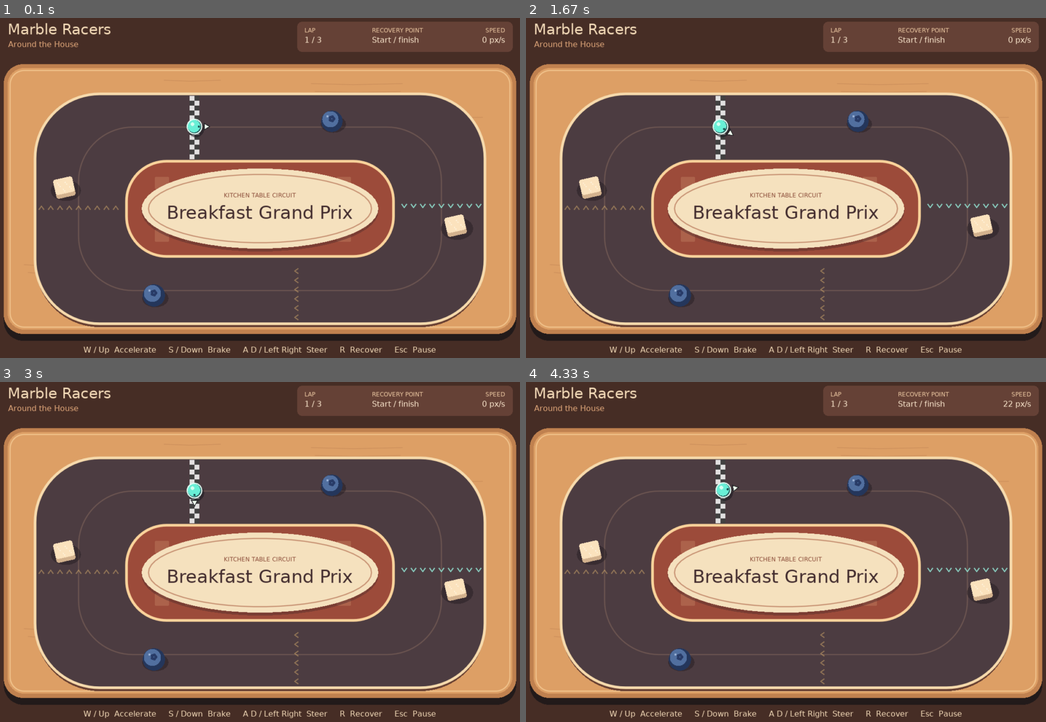
Above: before the commit, frames 1-4 (two rows, left to right).
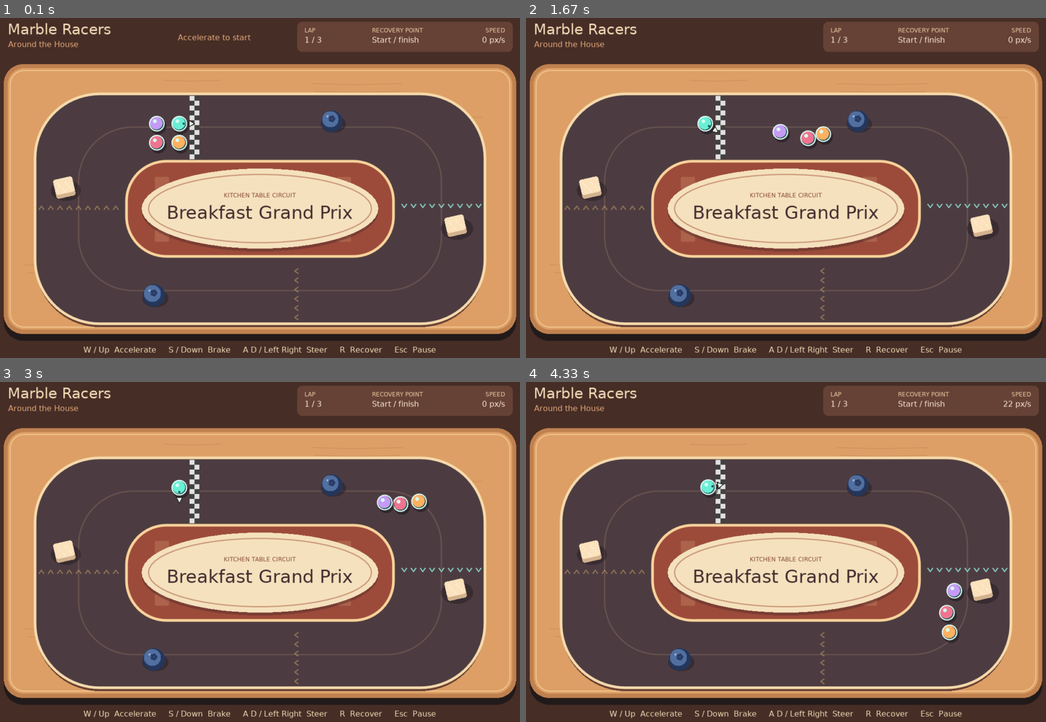
Above: after the commit, the same moments.

Repository: markmcmillan596-cpu/marple-racers
Game: LÖVE game, started from main.lua
Two runs of this game, one before a commit and one after it. Both use one fixed random seed, a clock stepped at 60 frames per second and the inputs below.
Inputs:
- Up to frame 1 (0.1 s): no input
- Up to frame 2 (1.67 s): tap W at 0.33 s; hold Right 0.67-1.13 s; hold Up 1.17-1.47 s; hold R from 1.5 s (still down); hold Right from 1.5 s (still down)
- Up to frame 3 (3 s): release R at 1.97 s; release Right at 1.97 s; hold Right 2-2.47 s; hold Left from 2.5 s (still down)
- Up to frame 4 (4.33 s): release Left at 3.03 s; tap D at 3.07 s; hold R 3.4-3.7 s; hold Down 3.4-3.7 s; tap A at 3.73 s; tap W at 4.07 s

The runs differ from the first frame. In frame 1, 0.8% of the frame differs, in the area x 28-49%, y 4-40%; in frame 2, 0.7%; in frame 3, 0.7%; in frame 4, 0.7%.

Commit message:
M04: Implement AI racing opponents

Diff:
--- /dev/null
+++ b/data/racers/breakfast.lua
@@ -0,0 +1,6 @@
+-- Pace scales the target speed. Lane offset moves the line inward (+) or outward (-).
+return {
+    { pace = 1.00, laneOffset = -9 },
+    { pace = 0.95, laneOffset = 0 },
+    { pace = 0.91, laneOffset = 9 },
+}
--- a/main.lua
+++ b/main.lua
@@ -7,7 +7,7 @@
 
 function love.load()
     love.keyboard.setKeyRepeat(false)
-    game = Game.new(track)
+    game = Game.newRace(track)
     view = Renderer.new()
 end
 
--- /dev/null
+++ b/src/ai_driver.lua
@@ -0,0 +1,69 @@
+local Driver = {}
+Driver.__index = Driver
+
+local atan2 = math.atan2 or math.atan
+local WAYPOINT_RADIUS = 22
+local WAYPOINT_TIMEOUT = 3.5
+local GATE_TIMEOUT = 9
+
+function Driver.new(waypoints, style)
+    local line = {}
+    for index, waypoint in ipairs(waypoints) do
+        local previous = waypoints[(index - 2) % #waypoints + 1]
+        local following = waypoints[index % #waypoints + 1]
+        local dx, dy = following.x - previous.x, following.y - previous.y
+        local length = math.sqrt(dx * dx + dy * dy)
+        line[index] = {
+            x = waypoint.x - style.laneOffset * dy / length,
+            y = waypoint.y + style.laneOffset * dx / length,
+            speed = waypoint.speed * style.pace,
+        }
+    end
+    return setmetatable({
+        line = line,
+        nextWaypoint = 1,
+        waypointTime = 0,
+        gateTime = 0,
+        input = {},
+    }, Driver)
+end
+
+function Driver:onGate()
+    self.gateTime = 0
+end
+
+function Driver:resetAtGate(gate)
+    self.nextWaypoint = gate.nextWaypoint
+    self.waypointTime = 0
+    self:onGate()
+end
+
+function Driver:update(marble, dt, finished)
+    self.waypointTime = self.waypointTime + dt
+    if not finished then
+        self.gateTime = self.gateTime + dt
+    end
+    local target = self.line[self.nextWaypoint]
+    local dx, dy = target.x - marble.x, target.y - marble.y
+    local distanceSquared = dx * dx + dy * dy
+    if distanceSquared <= WAYPOINT_RADIUS * WAYPOINT_RADIUS then
+        self.nextWaypoint = self.nextWaypoint % #self.line + 1
+        self.waypointTime = 0
+        target = self.line[self.nextWaypoint]
+        dx, dy = target.x - marble.x, target.y - marble.y
+    end
+    if self.waypointTime > WAYPOINT_TIMEOUT or self.gateTime > GATE_TIMEOUT then
+        return nil -- Ask the game to use the same recovery rules as the player.
+    end
+
+    local angle = (atan2(dy, dx) - marble.angle + math.pi) % (2 * math.pi) - math.pi
+    local targetSpeed = target.speed * math.max(0.18, 1 - math.abs(angle) * 0.65)
+    local speed = marble:speed()
+    local input = self.input
+    input.steer = math.max(-1, math.min(1, angle * 4))
+    input.accelerate = speed < targetSpeed
+    input.brake = speed > targetSpeed + 12
+    return input
+end
+
+return Driver
--- a/src/game.lua
+++ b/src/game.lua
@@ -1,6 +1,8 @@
 local Marble = require("src.marble")
 local Physics = require("src.physics")
 local RaceProgress = require("src.race_progress")
+local Driver = require("src.ai_driver")
+local defaults = require("data.physics.arcade")
 
 local Game = {}
 Game.__index = Game
@@ -8,18 +10,45 @@
 local STEP = 1 / 120
 local MAX_FRAME_TIME = 0.1
 
-function Game.new(track, tuning)
-    local player = Marble.new(track.gates[1].respawn, tuning)
-    return setmetatable({
+local function addRacer(game, spawn, driver)
+    local marble = Marble.new(spawn, game.tuning)
+    local racer = {
+        id = #game.racers + 1,
+        marble = marble,
+        spawn = spawn,
+        driver = driver,
+        progress = RaceProgress.new(game.track.gates, game.track.totalLaps),
+        recoveries = 0,
+    }
+    game.marbles[racer.id] = marble
+    game.racers[racer.id] = racer
+    return racer
+end
+
+function Game.new(track, tuning, playerSpawn)
+    local game = setmetatable({
         track = track,
-        player = player,
-        marbles = { player },
+        tuning = tuning or defaults,
+        marbles = {},
+        racers = {},
         inputs = {},
-        tuning = player.tuning,
-        progress = RaceProgress.new(track.gates, track.totalLaps),
+        finishOrder = {},
+        elapsed = 0,
         accumulator = 0,
         paused = false,
     }, Game)
+    local player = addRacer(game, playerSpawn or track.gates[1].respawn)
+    game.player, game.progress = player.marble, player.progress
+    return game
+end
+
+function Game.newRace(track, tuning)
+    local game = Game.new(track, tuning, track.grid[1])
+    for index, style in ipairs(track.opponents) do
+        addRacer(game, track.grid[index + 1], Driver.new(track.waypoints, style))
+    end
+    game.waiting = true
+    return game
 end
 
 function Game:pause()
@@ -35,24 +64,76 @@
     end
 end
 
+local function recoverRacer(racer, startGate)
+    local progress = racer.progress
+    local gate = progress.lastGate
+    local spawn = gate.respawn
+    if gate == startGate and progress.completedLaps == 0 then
+        spawn = racer.spawn
+    end
+    racer.marble:reset(spawn)
+    if racer.driver then
+        racer.driver:resetAtGate(gate)
+    end
+    racer.recoveries = racer.recoveries + 1
+end
+
 function Game:recover()
-    self.player:reset(self.progress.lastGate.respawn)
+    recoverRacer(self.racers[1], self.track.gates[1])
     self.accumulator = 0
 end
 
+local function finishesBefore(a, b)
+    if a.finishTime == b.finishTime then
+        return a.id < b.id
+    end
+    return a.finishTime < b.finishTime
+end
+
+function Game:step()
+    for _, racer in ipairs(self.racers) do
+        local marble = racer.marble
+        if racer.driver then
+            local input = racer.driver:update(marble, STEP, racer.progress.finished)
+            if not input then
+                recoverRacer(racer, self.track.gates[1])
+            end
+            self.inputs[racer.id] = input
+        end
+        -- Capture the beginning of physical movement after any recovery.
+        racer.oldX, racer.oldY = marble.x, marble.y
+    end
+    Physics.step(self.track, self.marbles, self.inputs, STEP, self.tuning)
+
+    for _, racer in ipairs(self.racers) do
+        local marble, progress = racer.marble, racer.progress
+        local gate, fraction = progress:advance(racer.oldX, racer.oldY, marble.x, marble.y)
+        if gate then
+            if racer.driver then
+                racer.driver:onGate()
+            end
+            if progress.finished then
+                racer.finishTime = self.elapsed + fraction * STEP
+                self.finishOrder[#self.finishOrder + 1] = racer
+                table.sort(self.finishOrder, finishesBefore)
+            end
+        end
+    end
+    self.elapsed = self.elapsed + STEP
+end
+
 function Game:update(dt, input)
-    if self.paused then
+    if self.paused or (self.waiting and not (input and input.accelerate and not input.brake)) then
         return
     end
 
     -- Fixed simulation steps keep steering and collisions independent of redraw rate.
+    self.waiting = false
     self.inputs[1] = input
     self.accumulator = self.accumulator + math.min(dt, MAX_FRAME_TIME)
     while self.accumulator + 1e-10 >= STEP do
         self.accumulator = math.max(0, self.accumulator - STEP)
-        local oldX, oldY = self.player.x, self.player.y
-        Physics.step(self.track, self.marbles, self.inputs, STEP, self.tuning)
-        self.progress:advance(oldX, oldY, self.player.x, self.player.y)
+        self:step()
     end
 end
 
--- a/src/race_progress.lua
+++ b/src/race_progress.lua
@@ -12,12 +12,12 @@
     }, RaceProgress)
 end
 
-local function crossesForward(gate, oldX, oldY, x, y)
+local function crossingFraction(gate, oldX, oldY, x, y)
     local dx, dy = gate.bx - gate.ax, gate.by - gate.ay
     local before = dx * (oldY - gate.ay) - dy * (oldX - gate.ax)
     local after = dx * (y - gate.ay) - dy * (x - gate.ax)
     if before > 0 or after <= 0 then
-        return false
+        return nil
     end
 
     -- Intersect the movement with the gate's line, then check its finite span.
@@ -25,12 +25,18 @@
     local hitX = oldX + (x - oldX) * fraction - gate.ax
     local hitY = oldY + (y - oldY) * fraction - gate.ay
     local along = hitX * dx + hitY * dy
-    return along >= 0 and along <= dx * dx + dy * dy
+    if along >= 0 and along <= dx * dx + dy * dy then
+        return fraction
+    end
 end
 
 function RaceProgress:advance(oldX, oldY, x, y)
+    if self.finished then
+        return
+    end
     local gate = self.gates[self.nextGateIndex]
-    if self.finished or not crossesForward(gate, oldX, oldY, x, y) then
+    local fraction = crossingFraction(gate, oldX, oldY, x, y)
+    if not fraction then
         return
     end
 
@@ -40,7 +46,7 @@
         self.finished = self.completedLaps == self.totalLaps
     end
     self.nextGateIndex = self.nextGateIndex % #self.gates + 1
-    return gate
+    return gate, fraction
 end
 
 return RaceProgress
--- a/src/renderer.lua
+++ b/src/renderer.lua
@@ -3,6 +3,12 @@
 
 local g = love.graphics
 local WIDTH, HEIGHT = 1100, 720
+local marbleColors = {
+    { 104, 239, 214 },
+    { 255, 176, 96 },
+    { 197, 155, 245 },
+    { 240, 116, 144 },
+}
 
 local function color(r, green, b, alpha)
     g.setColor(r / 255, green / 255, b / 255, alpha or 1)
@@ -162,19 +168,22 @@
     g.printf(track.title, 310, 390, 480, "center")
 end
 
-local function drawMarble(player)
+local function drawMarble(player, shade, controlled)
     local x, y, r = player.x, player.y, player.radius
     color(24, 22, 29, 0.55)
     g.circle("fill", x + 3, y + 5, r + 2)
     color(26, 81, 82)
     g.circle("fill", x, y, r)
-    color(104, 239, 214)
+    color(shade[1], shade[2], shade[3])
     g.circle("fill", x - 1, y - 1, r - 2)
     color(213, 255, 241)
     g.circle("fill", x - 4, y - 5, 4)
     color(229, 255, 246)
     g.setLineWidth(2)
     g.circle("line", x, y, r)
+    if not controlled then
+        return
+    end
 
     -- A dark pip shows the steering heading even while the marble is sliding.
     color(26, 81, 82)
@@ -215,10 +224,20 @@
     local progress = game.progress
     local lapLabel = progress.finished and "Finished"
         or ("%d / %d"):format(progress.completedLaps + 1, progress.totalLaps)
+    for position, racer in ipairs(game.finishOrder) do
+        if racer.marble == game.player then
+            lapLabel = ("Finished %d / %d"):format(position, #game.racers)
+            break
+        end
+    end
     g.print(lapLabel, 641, 49)
     g.print(progress.lastGate.label, 779, 49)
     g.printf(("%d px/s"):format(math.floor(game.player:speed() + 0.5)), 944, 49, 107, "right")
 
+    if game.waiting then
+        color(231, 172, 125)
+        g.printf("Accelerate to start", 316, 44, 281, "center")
+    end
     color(246, 221, 186)
     g.printf("W / Up  Accelerate     S / Down  Brake     A D / Left Right  Steer     R  Recover     Esc  Pause",
         25, 684, 1050, "center")
@@ -233,7 +252,10 @@
     g.scale(scale)
     self:drawTable()
     self:drawTrack(game)
-    drawMarble(game.player)
+    for index = #game.racers, 1, -1 do
+        local racer = game.racers[index]
+        drawMarble(racer.marble, marbleColors[index], racer.marble == game.player)
+    end
     self:drawHUD(game)
 
     if game.paused then
--- /dev/null
+++ b/tests/ai_race.lua
@@ -0,0 +1,112 @@
+-- Run from the project root with lua tests/ai_race.lua.
+local Driver = require("src.ai_driver")
+local Game = require("src.game")
+local track = require("tracks.breakfast")
+
+local FRAME = 1 / 60
+local STEP = 1 / 120
+local neutral = { steer = 0 }
+local throttle = { accelerate = true, steer = 0 }
+
+local function startedRace()
+    local game = Game.newRace(track)
+    assert(#game.racers == 4 and game.racers[1].marble == game.player)
+    game:update(FRAME, neutral)
+    assert(game.waiting and game.elapsed == 0)
+    for _, racer in ipairs(game.racers) do
+        assert(racer.marble.x == racer.spawn.x and racer.marble.y == racer.spawn.y)
+    end
+    game:update(FRAME, throttle)
+    assert(not game.waiting and game.elapsed > 0)
+    return game
+end
+
+local function simulate(seed)
+    local game = startedRace()
+    local expectedFinishers = 3
+    local driver
+    if seed then
+        math.randomseed(seed)
+        driver = Driver.new(track.waypoints, {
+            pace = 0.88 + math.random() * 0.28,
+            laneOffset = math.random(-7, 7),
+        })
+        expectedFinishers = 4
+    end
+
+    for _ = 1, 60 * 45 do
+        local input = neutral
+        local lastGate = game.progress.lastGate
+        if driver then
+            input = driver:update(game.player, FRAME, game.progress.finished)
+            assert(input, "Scripted player failed to navigate the course")
+        end
+        game:update(FRAME, input)
+        if driver and game.progress.lastGate ~= lastGate then
+            driver:onGate()
+        end
+        if #game.finishOrder == expectedFinishers then
+            break
+        end
+    end
+
+    local seen, previousTime, aiRecoveries = {}, 0, 0
+    assert(#game.finishOrder == expectedFinishers, "Race did not finish within 45 seconds")
+    for _, racer in ipairs(game.finishOrder) do
+        assert(not seen[racer.id], "Racer recorded twice")
+        seen[racer.id] = true
+        assert(racer.progress.finished and racer.progress.completedLaps == track.totalLaps)
+        assert(racer.finishTime >= previousTime and racer.finishTime <= game.elapsed)
+        previousTime = racer.finishTime
+        if racer.driver then
+            aiRecoveries = aiRecoveries + racer.recoveries
+        end
+    end
+    for index = 2, #game.racers do
+        assert(seen[index], "An opponent missed the finish")
+    end
+    assert((seen[1] == true) == (seed ~= nil), "Player finish status differs from scenario")
+    print(("PASS %s: %d finishers in %.2f s, %d AI recoveries")
+        :format(seed and ("seed " .. seed) or "unattended player", expectedFinishers, previousTime, aiRecoveries))
+end
+
+simulate()
+for _, seed in ipairs({ 3, 17, 42, 97, 211 }) do
+    simulate(seed)
+end
+
+-- Stall a racer on purpose after its first accepted gate.
+local game = startedRace()
+local stalled = game.racers[2]
+for _ = 1, 60 * 8 do
+    if stalled.progress.lastGate == track.gates[2] then break end
+    game:update(FRAME, neutral)
+end
+local gate = track.gates[2]
+assert(stalled.progress.lastGate == gate)
+local originalTuning = stalled.marble.tuning
+local noThrottle = {}
+for key, value in pairs(originalTuning) do
+    noThrottle[key] = value
+end
+noThrottle.acceleration = 0
+stalled.marble.tuning = noThrottle
+stalled.marble.x, stalled.marble.y = 780, 240
+stalled.marble.vx, stalled.marble.vy = 0, 0
+local recoveries = stalled.recoveries
+for _ = 1, 120 * 5 do
+    game:update(STEP, neutral)
+    if stalled.recoveries > recoveries then break end
+end
+assert(stalled.recoveries == recoveries + 1, "AI did not recover when stalled")
+assert(stalled.marble.x == gate.respawn.x and stalled.marble.y == gate.respawn.y)
+assert(stalled.driver.nextWaypoint == gate.nextWaypoint)
+assert(stalled.progress.lastGate == gate and stalled.progress.nextGateIndex == 3)
+assert(stalled.progress.completedLaps == 0)
+stalled.marble.tuning = originalTuning
+for _ = 1, 60 * 45 do
+    game:update(FRAME, neutral)
+    if #game.finishOrder == 3 then break end
+end
+assert(#game.finishOrder == 3 and stalled.progress.finished, "Recovered AI failed to finish")
+print("PASS stalled AI recovers to its valid gate, resumes, and finishes")
--- a/tracks/breakfast.lua
+++ b/tracks/breakfast.lua
@@ -12,16 +12,50 @@
         { x = 150, y = 361, radius = 27, kind = "sugar" },
     },
     totalLaps = 3,
+    opponents = require("data.racers.breakfast"),
     -- The first gate is start/finish. Forward crosses onto the positive side of A -> B
     -- by cross-product sign, using screen coordinates with Y increasing down.
     gates = {
-        { ax = 416, ay = 307, bx = 416, by = 169, label = "Start / finish",
+        { ax = 416, ay = 307, bx = 416, by = 169, label = "Start / finish", nextWaypoint = 1,
           respawn = { x = 416, y = 236, angle = 0 } },
-        { ax = 823, ay = 400, bx = 1010, by = 400, label = "Right straight",
+        { ax = 823, ay = 400, bx = 1010, by = 400, label = "Right straight", nextWaypoint = 9,
           respawn = { x = 908, y = 423, angle = math.pi / 2 } },
-        { ax = 623, ay = 502, bx = 623, by = 640, label = "Far straight",
+        { ax = 623, ay = 502, bx = 623, by = 640, label = "Far straight", nextWaypoint = 14,
           respawn = { x = 600, y = 570, angle = math.pi } },
-        { ax = 277, ay = 401, bx = 90, by = 401, label = "Left straight",
+        { ax = 277, ay = 401, bx = 90, by = 401, label = "Left straight", nextWaypoint = 20,
           respawn = { x = 196, y = 378, angle = 3 * math.pi / 2 } },
     },
+    grid = {
+        { x = 385, y = 230, angle = 0 },
+        { x = 385, y = 269, angle = 0 },
+        { x = 339, y = 230, angle = 0 },
+        { x = 339, y = 269, angle = 0 },
+    },
+    -- Clockwise target positions and approach speeds in pixels per second.
+    waypoints = {
+        { x = 462, y = 236, speed = 295 },
+        { x = 555, y = 246, speed = 280 },
+        { x = 665, y = 276, speed = 230 },
+        { x = 752, y = 273, speed = 235 },
+        { x = 813, y = 252, speed = 215 },
+        { x = 865, y = 271, speed = 195 },
+        { x = 893, y = 332, speed = 212 },
+        { x = 894, y = 416, speed = 250 },
+        { x = 889, y = 490, speed = 218 },
+        { x = 860, y = 543, speed = 200 },
+        { x = 808, y = 566, speed = 250 },
+        { x = 716, y = 572, speed = 290 },
+        { x = 600, y = 570, speed = 282 },
+        { x = 498, y = 558, speed = 250 },
+        { x = 390, y = 530, speed = 215 },
+        { x = 288, y = 531, speed = 208 },
+        { x = 228, y = 513, speed = 193 },
+        { x = 194, y = 457, speed = 200 },
+        { x = 209, y = 392, speed = 222 },
+        { x = 208, y = 322, speed = 220 },
+        { x = 227, y = 273, speed = 195 },
+        { x = 273, y = 244, speed = 225 },
+        { x = 337, y = 236, speed = 273 },
+        { x = 395, y = 236, speed = 292 },
+    },
 }
